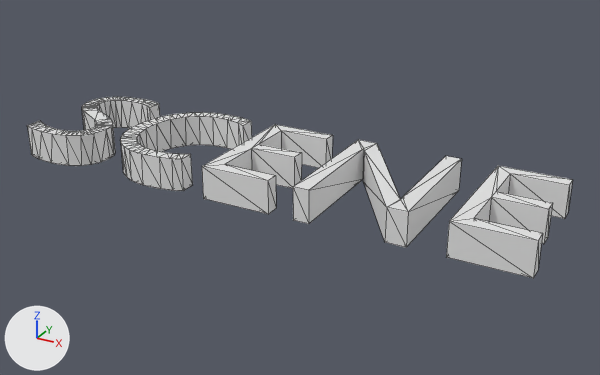
An edit to the OBJ model ci/assets/scene.obj, drawn before and after from the same camera.
Rendered twice from a 50 mm lens placed at (1.173, -1.781, 0.942), pointed at (0.074, 0.215, -0.056). Arrows for +X, +Y and +Z are at lower left; the lights stay in place. Mesh edges are drawn as thin lines. Where no turn or scale is listed for an object, it has been applied to the vertices. Vertices at the same position are counted once.

The first picture shows 'scene'.
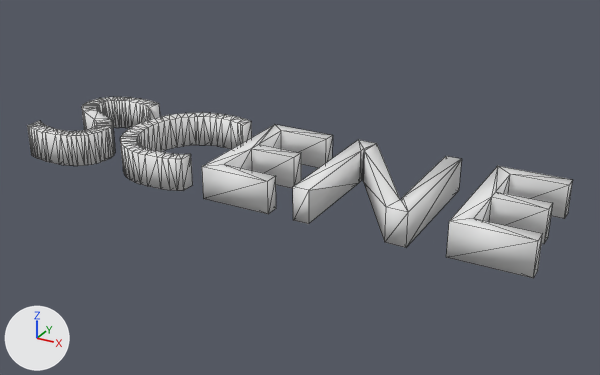
The newer file is also turned or shifted as a whole; pictures and numbers use the older file's frame.

Changed parts and their boxes (x1, y1, x2, y2) in the pictures (600 x 375 px; the box of a moved part takes in the faces that stretch with it):
```json
{"part": 1, "of": "me_scene", "change": "cut back", "before": [27, 97, 252, 191], "after": [27, 97, 250, 190]}
{"part": 2, "of": "me_scene", "change": "moved or reshaped", "before": [293, 140, 386, 241], "after": [293, 140, 375, 223]}
```

The change, as JSON lines over the scene's bpy script:
```json
{"block": "me_scene", "where": "# used by ob_scene; location = (0.0, 0.0, 0.0)"}
{"op": "remove", "block": "me_scene", "code": "me_scene.from_pydata(...)  # 573 vertices, 627 faces; spans x -0.82..0.83, y -0.01..0.42, z -0.05..0.05"}
{"op": "add", "block": "me_scene", "code": "me_scene.from_pydata(...)  # 431 vertices, 842 faces; spans x -0.82..0.83, y -0.01..0.42, z -0.05..0.05"}
{"block": "me_scene", "change": "me_scene part 1: 5 vertices moved within x -0.8..-0.65, y 0.0..0.42, z -0.05..0.05; 166 vertices removed from x -0.82..-0.21, y -0.01..0.42, z -0.05..0.05; 29 vertices added at x -0.82..-0.23, y -0.01..0.42, z -0.05..0.05"}
{"block": "me_scene", "change": "me_scene part 2: 2 vertices moved within x 0.22, y 0.34, z -0.05..0.05; 4 vertices removed from x 0.22..0.23, y 0.33..0.35, z -0.05..0.05; 3 vertices added at x 0.22, y 0.32..0.34, z -0.05..0.05"}
{"block": "me_scene", "change": "me_scene part 3: the surface is now shaded smooth"}
```
